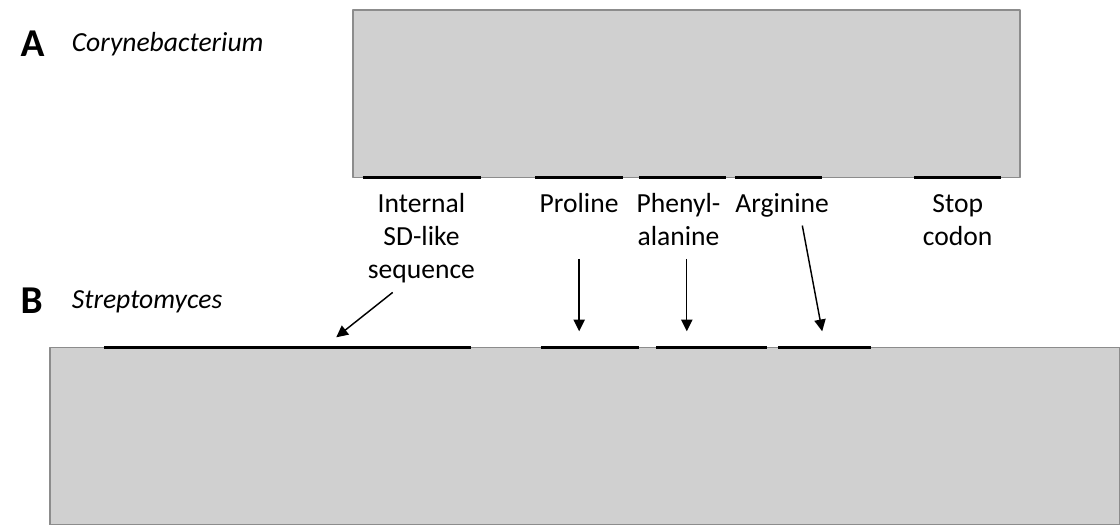
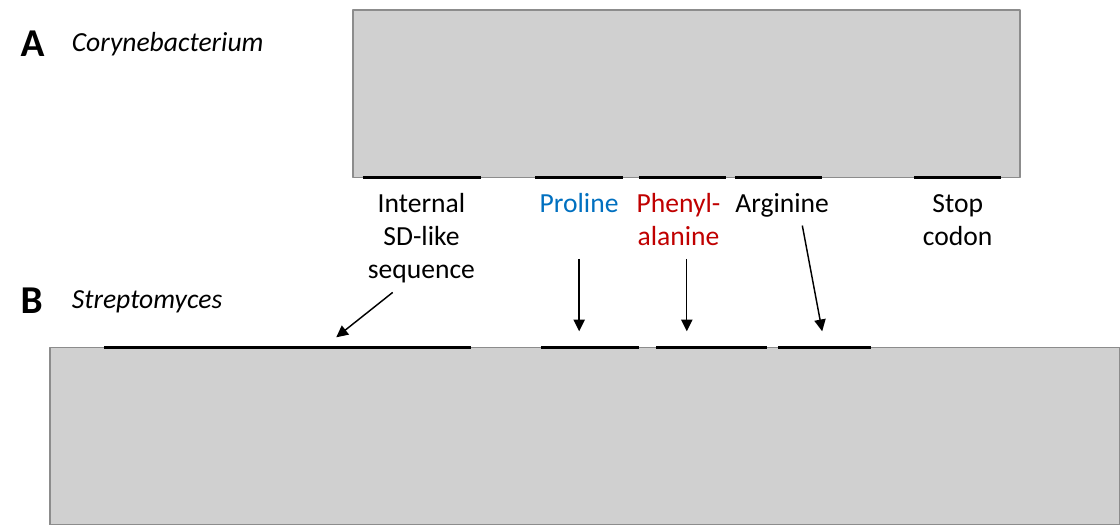
Before and after one commit to vanya-antonov/article-chelatase, a slide deck: slide 1 of images/signal_Actinobacteria.pptx. Drawn at 1120x525 pixels with LibreOffice and Linux fonts; fonts in the diff are those of the drawing; grey boxes stand for pictures. Boxes give left, top, right and bottom in pixels: in the first picture for what was removed or moved away, otherwise in the second. Text is boxed around its words. In the diff, an @@ line names an element or a change of style, - is before the commit and + after.

```diff
--- a/images/signal_Actinobacteria.pptx
+++ b/images/signal_Actinobacteria.pptx
@@ text "Proline" at box(540, 193, 619, 213): text colour #000000 to #0070C0 @@
@@ text "Phenyl- alanine" at box(637, 193, 721, 246): text colour #000000 to #C00000 @@
```
Also in this commit, not shown: 24 other files.
